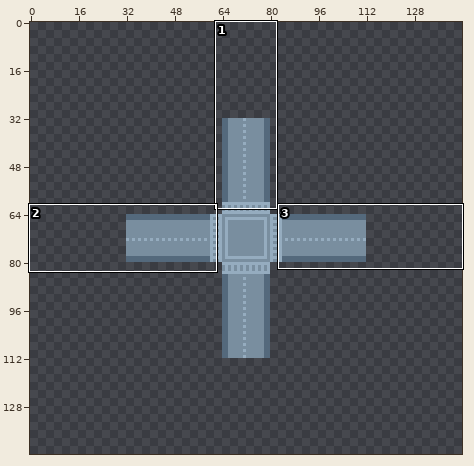
Sprite sheet -- public/assets/backgrounds/normal-road.png. Above, an overview of the earlier version with the close-up marked.
Close-up. The starting point:
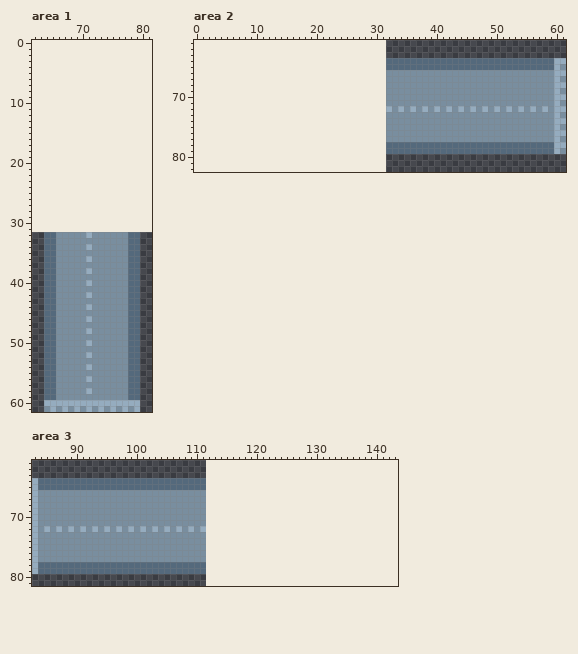
The file is 80x80 pixels. Shown: area 1: x 62..81, y 0..61; area 2: x 0..61, y 61..82; area 3: x 83..143, y 61..81. The old version is drawn lined up with the new one, on the new canvas. The commit also changed other parts of the picture, which this record leaves out.
After the commit:
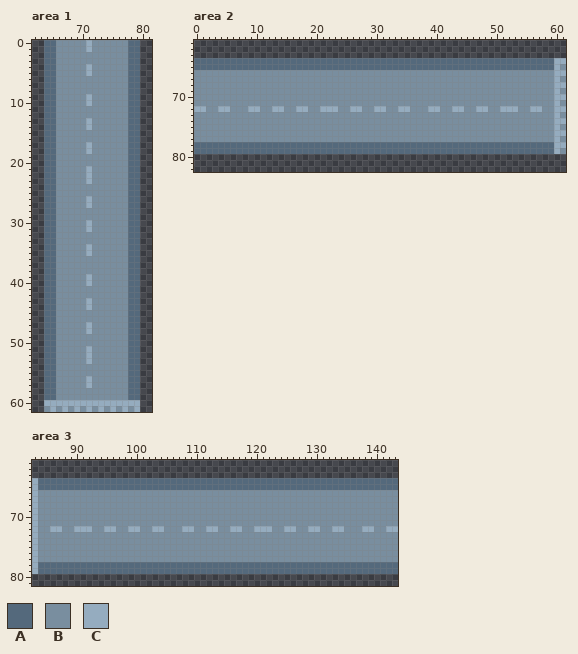
Palette (. is transparent): A #54697c  B #798e9f  C #95acbf
The edit:
canvas 80x80 -> 144x144, the old top-left corner now at 32,32
Area 1:
The author put colour A in rows 0 to 31 at x 64 to 65 and 78 to 79.
The author put colour B in rows 0 to 1 at x 66 to 70 and 72 to 77; in rows 2 to 3 at x 66 to 77; in rows 4 to 5 at x 66 to 70 and 72 to 77; in rows 6 to 8 at x 66 to 77; in rows 9 to 10 at x 66 to 70 and 72 to 77; in rows 11 to 12 at x 66 to 77.
The author put colour B in rows 13 to 14 at x 66 to 70 and 72 to 77; in rows 15 to 16 at x 66 to 77; in rows 17 to 18 at x 66 to 70 and 72 to 77; in rows 19 to 20 at x 66 to 77; in rows 21 to 23 at x 66 to 70 and 72 to 77; in rows 24 to 25 at x 66 to 77.
The author put colour B in rows 26 to 27 at x 66 to 70 and 72 to 77; in rows 28 to 29 at x 66 to 77; in rows 30 to 31 at x 66 to 70 and 72 to 77.
Colour C becomes colour B in row 32 at x 71; in row 36 at x 71; in row 38 at x 71; in row 42 at x 71; in row 46 at x 71; in row 50 at x 71.
Colour C becomes colour B in row 54 at x 71; in row 58 at x 71.
The author put colour C in rows 0 to 1 at x 71; in rows 4 to 5 at x 71; in rows 9 to 10 at x 71; in rows 13 to 14 at x 71; in rows 17 to 18 at x 71; in rows 21 to 23 at x 71.
The author put colour C in rows 26 to 27 at x 71; in rows 30 to 31 at x 71.
Colour B becomes colour C in row 35 at x 71; in row 39 at x 71; in row 43 at x 71; in row 47 at x 71; in row 51 at x 71; in row 53 at x 71.
Colour B becomes colour C in row 57 at x 71.
Area 2:
The author put colour A in rows 64 to 65 at x 0 to 31; in rows 78 to 79 at x 0 to 31.
The author put colour B in rows 66 to 71 at x 0 to 31; in row 72 at x 2 to 3, 6 to 8, 11 to 12, 15 to 16, 19 to 20, 24 to 25 and 28 to 29; in rows 73 to 77 at x 0 to 31.
Colour C becomes colour B in row 72 at x 32, 36, 38, 42, 46, 50, 54 and 58.
The author put colour C in row 72 at x 0 to 1, 4 to 5, 9 to 10, 13 to 14, 17 to 18, 21 to 23, 26 to 27 and 30 to 31.
Colour B becomes colour C in row 72 at x 35, 39, 43, 47, 51, 53 and 57.
Area 3:
The author put colour A in rows 64 to 65 at x 112 to 143; in rows 78 to 79 at x 112 to 143.
The author put colour B in rows 66 to 71 at x 112 to 143; in row 72 at x 114 to 115, 118 to 119, 123 to 124, 127 to 128, 131 to 132, 135 to 137 and 140 to 141; in rows 73 to 77 at x 112 to 143.
Colour C becomes colour B in row 72 at x 85, 89, 93, 97, 101, 105, 107 and 111.
The author put colour C in row 72 at x 112 to 113, 116 to 117, 120 to 122, 125 to 126, 129 to 130, 133 to 134, 138 to 139 and 142 to 143.
Colour B becomes colour C in row 72 at x 86, 90, 92, 96, 100, 104 and 108.
Boxes around the changes in both close-ups, in picture pixels (x1, y1, x2, y2):
changed: (44, 40, 140, 394)
changed: (194, 58, 548, 154)
changed: (44, 478, 398, 574)
